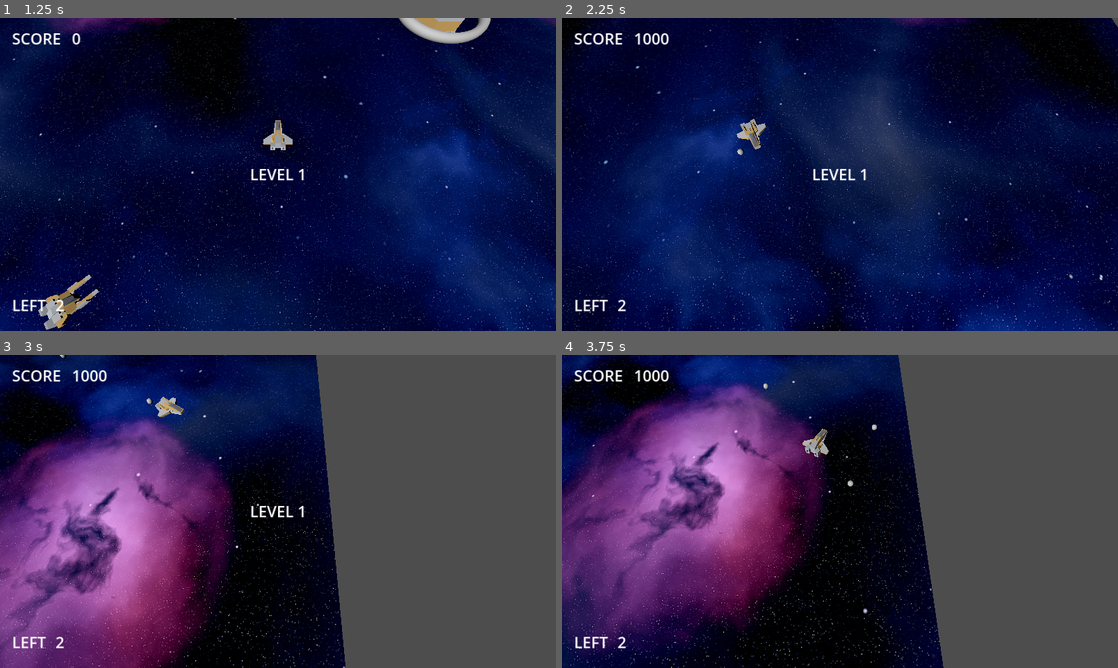
Above: before the commit, frames 1-4 (two rows, left to right).
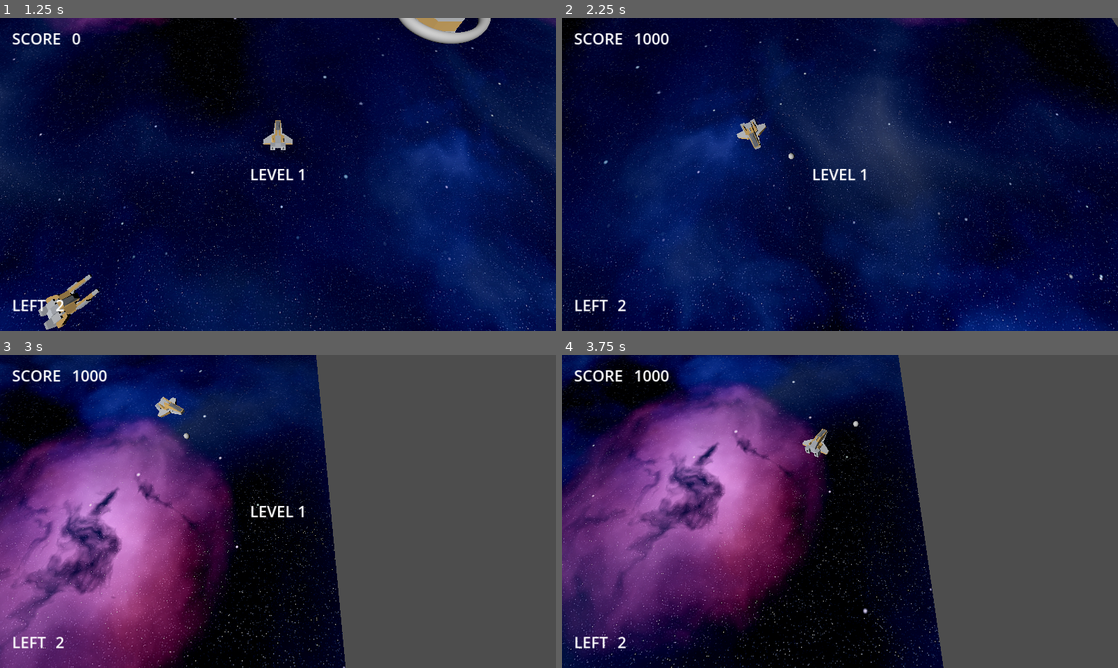
Above: after the commit, the same moments.

Repository: korinVR/TopDownShooterExample
Game: Godot game, scene res://main.tscn
Same seed, same stepped clock (60 frames per second), same inputs: the game is played once before the commit and once after it.
Inputs:
- Up to frame 1 (1.25 s): click "Start" at 0.5 s
- Up to frame 2 (2.25 s): hold Right (ui_right) 1.28-2.03 s; tap Space (Fire) at 1.35, 2.1 s; hold Down (ui_down) from 2.03 s (still down)
- Up to frame 3 (3 s): release Down (ui_down) at 2.78 s; hold Right (ui_right) from 2.78 s (still down); tap Space (Fire) at 2.85 s
- Up to frame 4 (3.75 s): release Right (ui_right) at 3.53 s; hold Up (ui_up) from 3.53 s (still down); tap Space (Fire) at 3.6 s

Frame 1 is identical in both runs. In frame 2, less than 0.1% of the frame differs, in the area x 31-42%, y 41-46%; in frame 3, less than 0.1%; in frame 4, less than 0.1%, in the area x 36-57%, y 9-42%.

Commit message:
Fix my shot glitches

Diff:
--- a/main.tscn
+++ b/main.tscn
@@ -27,7 +27,6 @@
 label_settings = ExtResource("4_6cyk2")
 
 [node name="Score" type="Label" parent="HUD/ScoreLabel"]
-layout_mode = 0
 offset_left = 124.0
 offset_right = 196.0
 offset_bottom = 48.0
@@ -43,7 +42,6 @@
 label_settings = ExtResource("4_6cyk2")
 
 [node name="PlayerLeft" type="Label" parent="HUD/PlayerLeftLabel"]
-layout_mode = 1
 offset_left = 90.0
 offset_right = 162.0
 offset_bottom = 48.0
--- a/myshot/myshot.gd
+++ b/myshot/myshot.gd
@@ -2,3 +2,6 @@
 
 func _on_body_entered(body: Node) -> void:
 	queue_free()
+
+func _on_visible_on_screen_notifier_3d_screen_exited() -> void:
+	queue_free()
--- a/myshot/myshot.tscn
+++ b/myshot/myshot.tscn
@@ -18,9 +18,12 @@
 script = ExtResource("1_fapmt")
 
 [node name="MeshInstance3D" type="MeshInstance3D" parent="."]
-mesh = SubResource("SphereMesh_wygk7")
+mesh = SubResource("SphereMesh_6hhgu")
 
 [node name="CollisionShape3D" type="CollisionShape3D" parent="."]
-shape = SubResource("SphereShape3D_0tq0n")
+shape = SubResource("SphereShape3D_7hduf")
+
+[node name="VisibleOnScreenNotifier3D" type="VisibleOnScreenNotifier3D" parent="."]
 
 [connection signal="body_entered" from="." to="." method="_on_body_entered"]
+[connection signal="screen_exited" from="VisibleOnScreenNotifier3D" to="." method="_on_visible_on_screen_notifier_3d_screen_exited"]
--- a/player/Player.gd
+++ b/player/Player.gd
@@ -12,8 +12,6 @@
 	set_unique_name_in_owner(true)
 
 func _physics_process(delta: float) -> void:
-	# Get the input direction and handle the movement/deceleration.
-	# As good practice, you should replace UI actions with custom gameplay actions.
 	var stick := Input.get_vector("ui_left", "ui_right", "ui_up", "ui_down")
 	var direction := (transform.basis * Vector3(stick.x, 0, stick.y)).normalized()
 	if direction:
@@ -29,7 +27,7 @@
 		my_shot.global_transform = $Model/MyShotSpawnPosition.global_transform
 
 		var forward := Vector3(cos(angle), 0, sin(angle))
-		my_shot.apply_impulse(forward * 100)
+		my_shot.linear_velocity = linear_velocity + forward * 100
 
 	($CameraTarget as Node3D).position = linear_velocity * 0.8
 
Not shown: 1 places in myshot/myshot.tscn that only renumber resources
